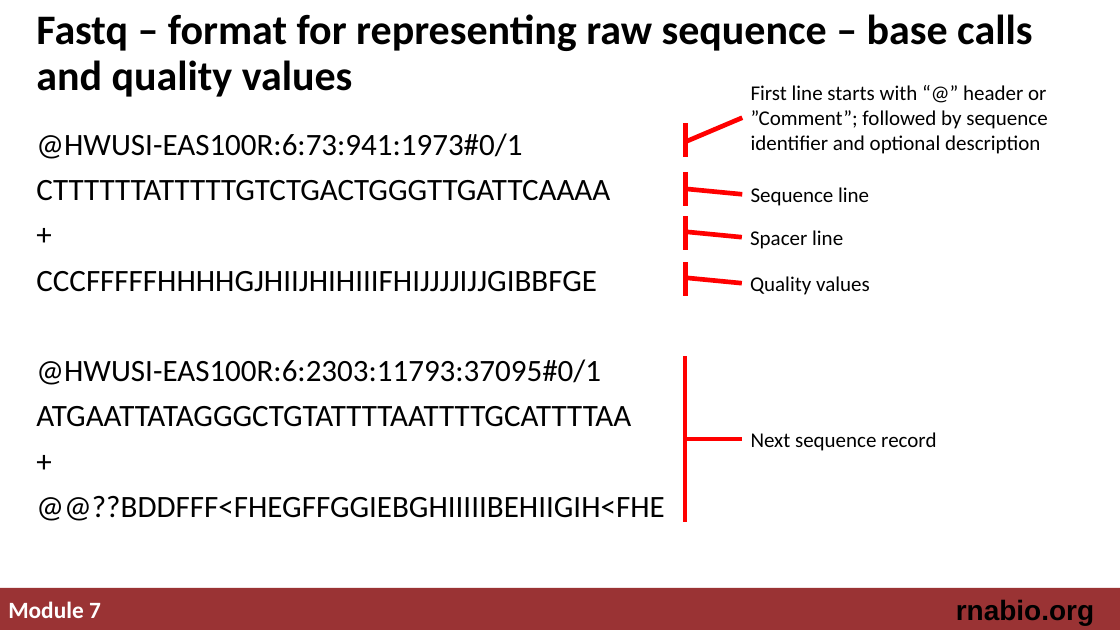
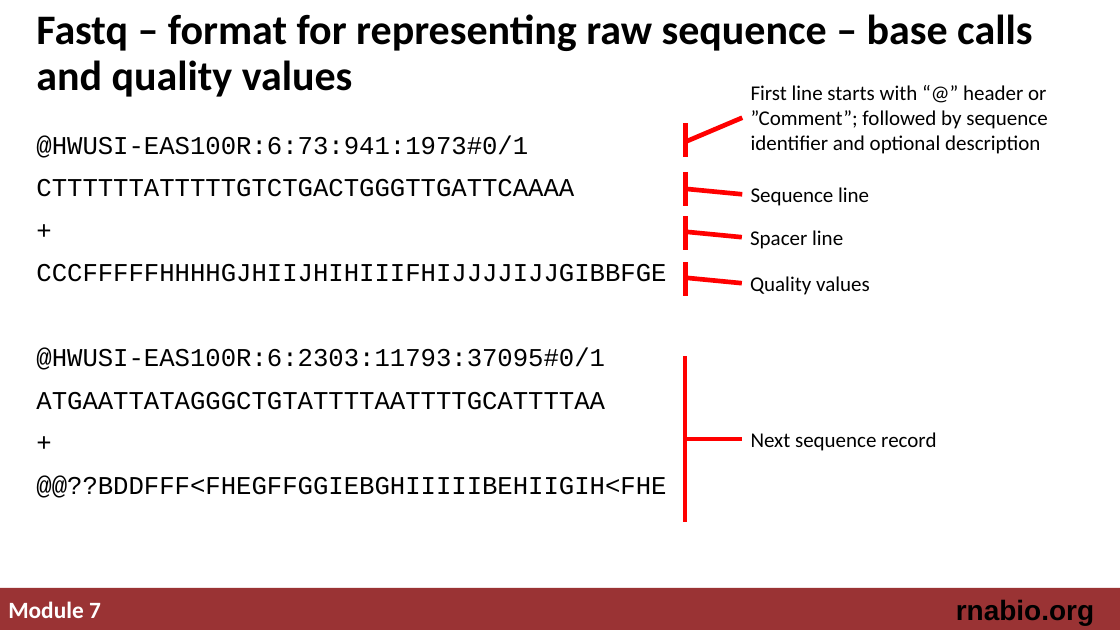
Before and after one commit to griffithlab/rnabio.org, a slide deck: slide 3 of assets/lectures/cbw-cshl/2019/mini/RNASeq_MiniLecture_07_FASTA_FASTQ_GTF.pptx. Drawn at 1120x630 pixels with LibreOffice and Linux fonts; fonts in the diff are those of the drawing. Boxes give left, top, right and bottom in pixels: in the first picture for what was removed or moved away, otherwise in the second. Text is boxed around its words. In the diff, an @@ line names an element or a change of style, - is before the commit and + after.

```diff
--- a/assets/lectures/cbw-cshl/2019/mini/RNASeq_MiniLecture_07_FASTA_FASTQ_GTF.pptx
+++ b/assets/lectures/cbw-cshl/2019/mini/RNASeq_MiniLecture_07_FASTA_FASTQ_GTF.pptx
@@ text "@HWUSI-EAS100R:6:73:941:1973#0/1" at (x1=36, y1=135, x2=666, y2=498): size 26.7 to 22 pt, font Calibri to Courier New; line spacing 0.9 to 1 @@
```
Also in this commit, not shown: 5 other slides changed.
